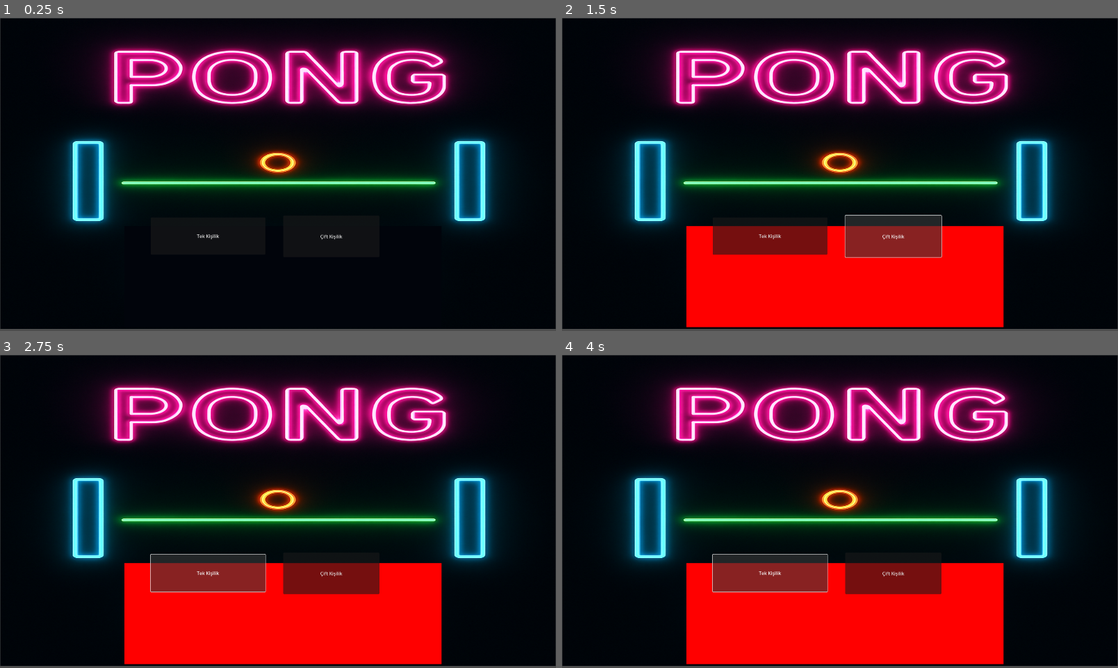
Above: before the commit, frames 1-4 (two rows, left to right).
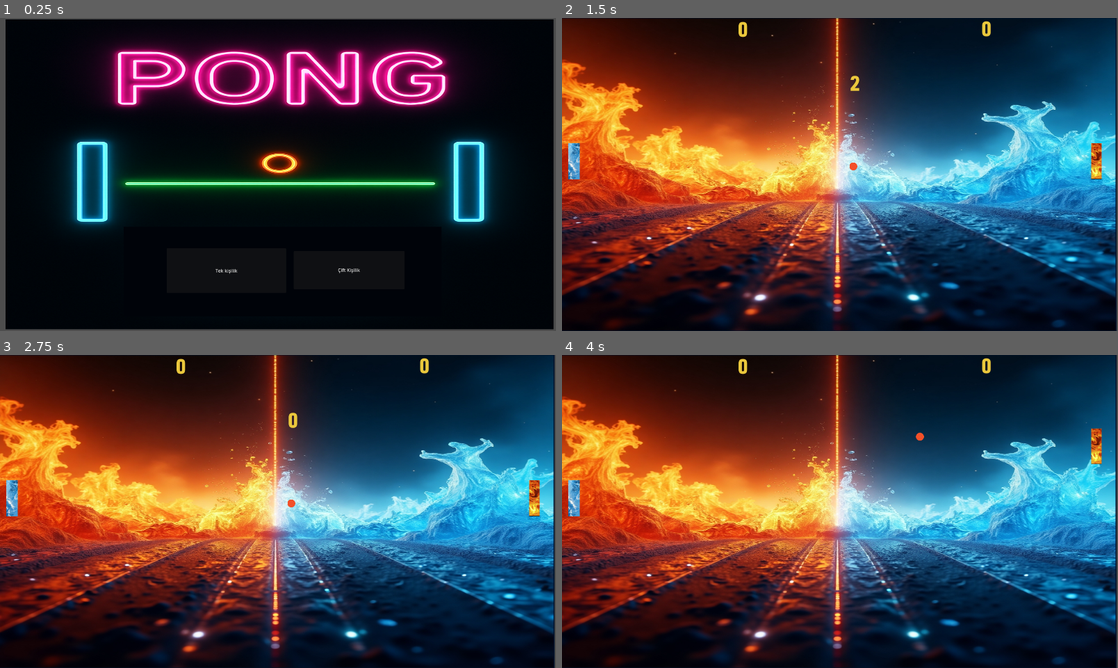
Above: after the commit, the same moments.

Repository: Abdulkadir2516/Ping_pong_oyunu_op7
Game: Godot game, scene res://sahneler/giris.tscn
The game is run twice, just before and just after one commit, with the same random seed, the same clock (stepped at 60 frames per second) and the same inputs.
Inputs (mouse positions are in pixels of both pictures, inside the frame that each line leads up to):
- Up to frame 1 (0.25 s): no input
- Up to frame 2 (1.5 s): click "Tek Kişilik" (after the commit: "Tek kişilik") at 0.5 s; click (895, 237) at 1.25 s, where only the run before the commit has a clickable "Çift Kişilik"
- Up to frame 3 (2.75 s): click (205, 574) at 2 s, where only the run before the commit has a clickable "Tek Kişilik"
- Up to frame 4 (4 s): click (895, 574) at 2.75 s, where only the run before the commit has a clickable "Çift Kişilik"; click (767, 574) at 3.5 s, where only the run before the commit has a clickable "Tek Kişilik"

The runs differ from the first frame. In frame 1, 11% of the frame differs, in the area x 0-100%, y 0-100%; in frame 2, 90%; in frame 3, 90%; in frame 4, 90%.

Commit message:
giriş ekranı tamamlandı

Diff:
--- a/kodlar/giris.gd
+++ b/kodlar/giris.gd
@@ -1,8 +1,14 @@
 extends Node2D
+
+
+func _on_tek_kisilik_pressed() -> void:
+	get_tree().change_scene_to_file("res://sahneler/bölüm.tscn")
 
 
 
 
+func _on_cift_kisilik_pressed() -> void:
 
-func _on_tek_kisilik_pressed() -> void:
-	$ColorRect.color = Color(randi(),0,0)
+
+	if $cift_kisilik.button_pressed == true:
+		get_tree().change_scene_to_file("res://sahneler/bölüm.tscn")
--- a/kodlar/rakip_oyuncu.gd
+++ b/kodlar/rakip_oyuncu.gd
@@ -4,18 +4,28 @@
 
 var top
 var kontrol = false
-
+var buton
+var giris
 func _ready():
 	#top değişkenine ismi top olan node u atayacağız
 	top = get_parent().get_node("Top")
+	giris = get_parent().get_node("giris")
+	buton = get_parent().get_node("giris").get_node("cift_kisilik")
+	giris.visible = false
 
 func _physics_process(delta):
+
+
+
 	velocity = Vector2.ZERO
 
 	if Input.is_action_pressed("1"):
 		kontrol = true
 
 	if Input.is_action_pressed("2"):
+		kontrol = false
+
+	if buton.button_pressed == true:
 		kontrol = false
 
 
--- a/sahneler/bölüm.tscn
+++ b/sahneler/bölüm.tscn
@@ -10,6 +10,7 @@
 [ext_resource type="Texture2D" uid="uid://bhuologe3sry6" path="res://assetler/1_oyuncu.png" id="5_f14j4"]
 [ext_resource type="Texture2D" uid="uid://cgjhl0gfxtpue" path="res://assetler/arkaplan.jpg" id="8_72j5b"]
 [ext_resource type="Texture2D" uid="uid://bvqm5oljogy2p" path="res://assetler/2_oyuncu.png" id="10_amcoa"]
+[ext_resource type="PackedScene" uid="uid://b8backpfp5if0" path="res://sahneler/giris.tscn" id="11_amcoa"]
 
 [sub_resource type="RectangleShape2D" id="RectangleShape2D_71fca"]
 size = Vector2(1926.13, 18)
@@ -125,6 +126,8 @@
 text = "ZAMANLAYICI"
 metadata/_edit_use_anchors_ = true
 
+[node name="giris" parent="." instance=ExtResource("11_amcoa")]
+
 [connection signal="body_entered" from="Sol Duvar" to="." method="_on_sol_duvar_body_entered"]
 [connection signal="body_entered" from="Sağ Duvar" to="." method="_on_sağ_duvar_body_entered"]
 [connection signal="timeout" from="Zamanlayıcı" to="." method="_on_zamanlayıcı_timeout"]
--- a/sahneler/giris.tscn
+++ b/sahneler/giris.tscn
@@ -3,34 +3,42 @@
 [ext_resource type="Texture2D" uid="uid://h1fdg8tndkme" path="res://assetler/giris_arkaplan.png" id="1_j23sn"]
 [ext_resource type="Script" uid="uid://rkjd4qwpgie5" path="res://kodlar/giris.gd" id="1_t2j7c"]
 
-[node name="giris" type="Node2D"]
+[node name="Sprite2D" type="Sprite2D"]
 script = ExtResource("1_t2j7c")
 
 [node name="GirisArkaplan" type="Sprite2D" parent="."]
-position = Vector2(960, 537)
-scale = Vector2(1.87354, 1.04688)
+position = Vector2(965.5, 539.5)
+scale = Vector2(1.84863, 1.04395)
 texture = ExtResource("1_j23sn")
 
 [node name="ColorRect" type="ColorRect" parent="."]
-offset_left = 430.0
-offset_top = 719.0
-offset_right = 1525.0
-offset_bottom = 1067.0
-color = Color(0.00392157, 0.0156863, 0.0431373, 1)
+anchors_preset = 3
+anchor_left = 1.0
+anchor_top = 1.0
+anchor_right = 1.0
+anchor_bottom = 1.0
+offset_left = 426.0
+offset_top = 720.0
+offset_right = 1524.0
+offset_bottom = 1029.0
+grow_horizontal = 0
+grow_vertical = 0
+color = Color(0, 0.0117647, 0.0352941, 1)
 
-[node name="Tek_kisilik" type="Button" parent="."]
-offset_left = 521.0
-offset_top = 688.0
-offset_right = 916.0
-offset_bottom = 817.0
-text = "Tek Kişilik"
+[node name="tek_kisilik" type="Button" parent="."]
+offset_left = 576.0
+offset_top = 794.0
+offset_right = 988.0
+offset_bottom = 949.0
+text = "Tek kişilik"
 
-[node name="Cift_kisilik" type="Button" parent="."]
-offset_left = 978.0
-offset_top = 682.0
-offset_right = 1310.0
-offset_bottom = 825.0
+[node name="cift_kisilik" type="Button" parent="."]
+offset_left = 1014.0
+offset_top = 804.0
+offset_right = 1397.0
+offset_bottom = 936.0
 text = "Çift Kişilik
 "
 
-[connection signal="pressed" from="Tek_kisilik" to="." method="_on_tek_kisilik_pressed"]
+[connection signal="pressed" from="tek_kisilik" to="." method="_on_tek_kisilik_pressed"]
+[connection signal="pressed" from="cift_kisilik" to="." method="_on_cift_kisilik_pressed"]
Not shown: 1 places in sahneler/bölüm.tscn that only renumber resources
